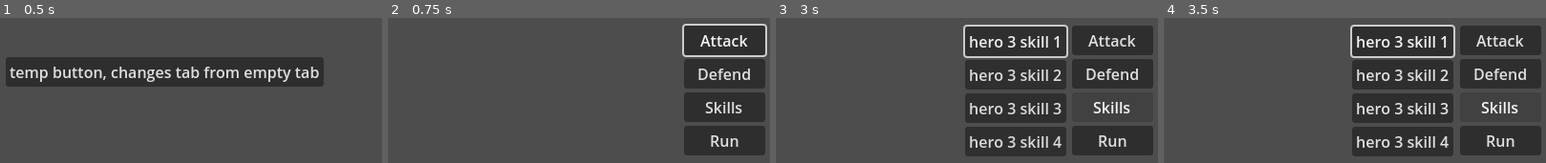
Above: before the commit, frames 1-4 (left to right).
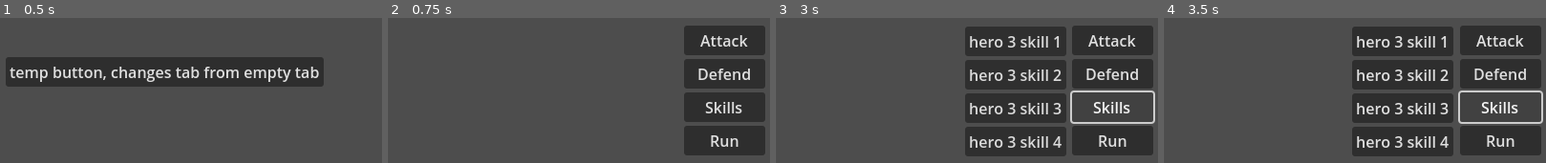
Above: after the commit, the same moments.

Repository: Tigeagle2/Final_team_game_CS399
Game: Godot game, scene res://scenes/ui_scenes/fight_screen_ui.tscn
Same seed, same stepped clock (60 frames per second), same inputs: the game is played once before the commit and once after it. The project has no main scene, so this scene is started directly.
Inputs:
- Up to frame 1 (0.5 s): no input
- Up to frame 2 (0.75 s): click "temp button, changes tab from…" at 0.5 s
- Up to frame 3 (3 s): click "Attack" at 1.25 s; click "Defend" at 2 s; click "Skills" at 2.75 s
- Up to frame 4 (3.5 s): no input

Frame 1 is identical in both runs. In frame 2, 0.8% of the frame differs, in the area x 77-100%, y 3-27%; in frame 3, 1.7%, in the area x 49-100%, y 4-74%; in frame 4, 1.7%.

Commit message:
finished up the fight screen ui

Diff:
--- a/scripts/ui_scripts/fight_ui_scripts/fight_screen_ui.gd
+++ b/scripts/ui_scripts/fight_ui_scripts/fight_screen_ui.gd
@@ -19,7 +19,7 @@
 		# Put code that sends the attacks to the turn controller here, or call a function
 	else:
 		%TabContainer.set_current_tab(%TabContainer.current_tab + 1)
-	if %TabContainer.get_current_tab_control().has_method("input_focus"):
+	if %TabContainer.get_current_tab_control().has_method("input_focus") && Input.get_connected_joypads().size() > 0:
 		%TabContainer.get_current_tab_control().input_focus()
 func on_change_tab():
 	change_current_tab()
--- a/scripts/ui_scripts/fight_ui_scripts/hero_ui.gd
+++ b/scripts/ui_scripts/fight_ui_scripts/hero_ui.gd
@@ -10,10 +10,11 @@
 var skill_tween_offset: int = 50
 ## How long the tweens take
 var skill_tween_duration: float = 0.3
+var skill_menu_open: bool = false
 # Called when the node enters the scene tree for the first time.
 func _ready() -> void:
 	setup_menu()
-	%skill_menu.hide()
+	%skill_menu.modulate.a = 0
 # Called every frame. 'delta' is the elapsed time since the previous frame.
 func _process(delta: float) -> void:
 	pass
@@ -37,17 +38,28 @@
 		print("invalid hero selection")
 		get_tree().quit(1843)
 func toggle_skill_menu():
-	if %skill_menu.visible:
+	if skill_menu_open:
+		toggle_skill_menu_anminations()
+		skill_menu_open = false
+
+	else:
+		toggle_skill_menu_anminations()
+		skill_menu_open = true
+
+	print(skill_menu_open)
+func toggle_skill_menu_anminations():
+	if skill_menu_open:
 		fly_out()
-		%skills_button.grab_focus()
+		if Input.get_connected_joypads().size() > 0:
+			%skills_button.grab_focus()
 	else:
-		%skill_menu.show()
-		%skill_1_button.grab_focus()
+		if Input.get_connected_joypads().size() > 0:
+			%skill_1_button.grab_focus()
 		fly_in()
 func emit_change_tab():
 	change_tab.emit()
-	if %skill_menu.visible:
-		%skill_menu.hide()
+	if skill_menu_open:
+		toggle_skill_menu()
 func fly_in():
 	if active_skill_tween and active_skill_tween.is_running():
 		active_skill_tween.kill()
@@ -68,8 +80,6 @@
 	active_skill_tween.set_ease(Tween.EASE_OUT)
 	active_skill_tween.tween_property(%skill_menu, "position:x", final_position_x, skill_tween_duration)
 	active_skill_tween.parallel().tween_property(%skill_menu, "modulate:a", 0.0, skill_tween_duration)
-	active_skill_tween.tween_callback(%skill_menu.hide)
-
 func input_focus():
 	%attack_button.grab_focus()
 func _input(event: InputEvent) -> void:
@@ -101,6 +111,8 @@
 	pass # Replace with function body.
 
 func _on_skill_1_button_pressed() -> void:
+	if not skill_menu_open:
+		return
 	if hero_id == 0:
 		pass
 	elif hero_id == 1:
@@ -110,6 +122,8 @@
 	emit_change_tab()
 
 func _on_skill_2_button_pressed() -> void:
+	if not skill_menu_open:
+		return
 	if hero_id == 0:
 		pass
 	elif hero_id == 1:
@@ -119,6 +133,8 @@
 	emit_change_tab()
 
 func _on_skill_3_button_pressed() -> void:
+	if not skill_menu_open:
+		return
 	if hero_id == 0:
 		pass
 	elif hero_id == 1:
@@ -128,6 +144,8 @@
 	emit_change_tab()
 
 func _on_skill_4_button_pressed() -> void:
+	if not skill_menu_open:
+		return
 	if hero_id == 0:
 		pass
 	elif hero_id == 1:
